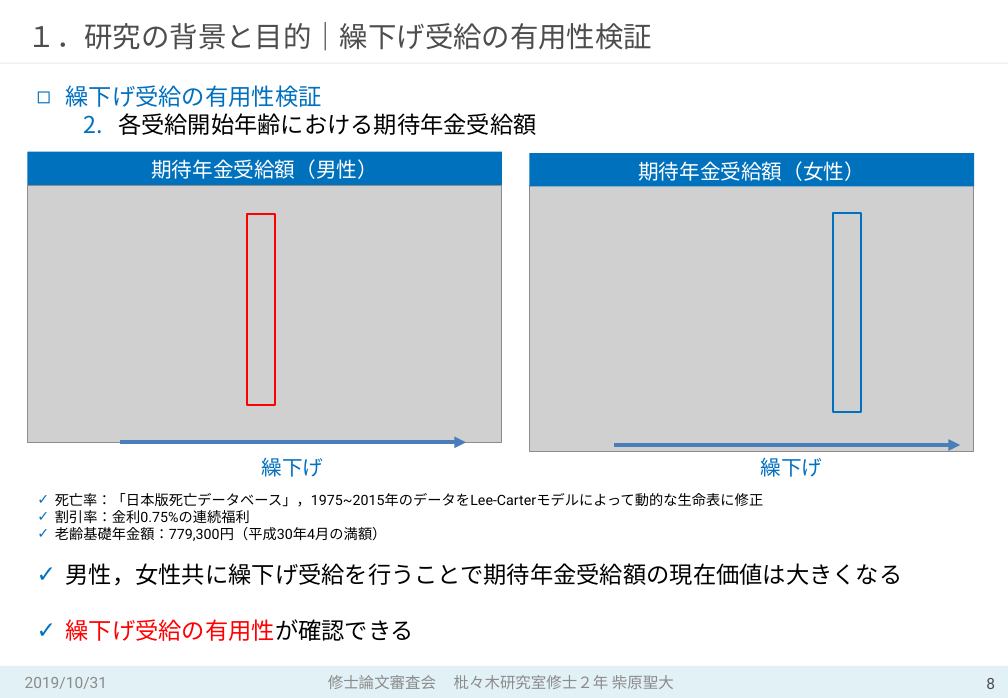
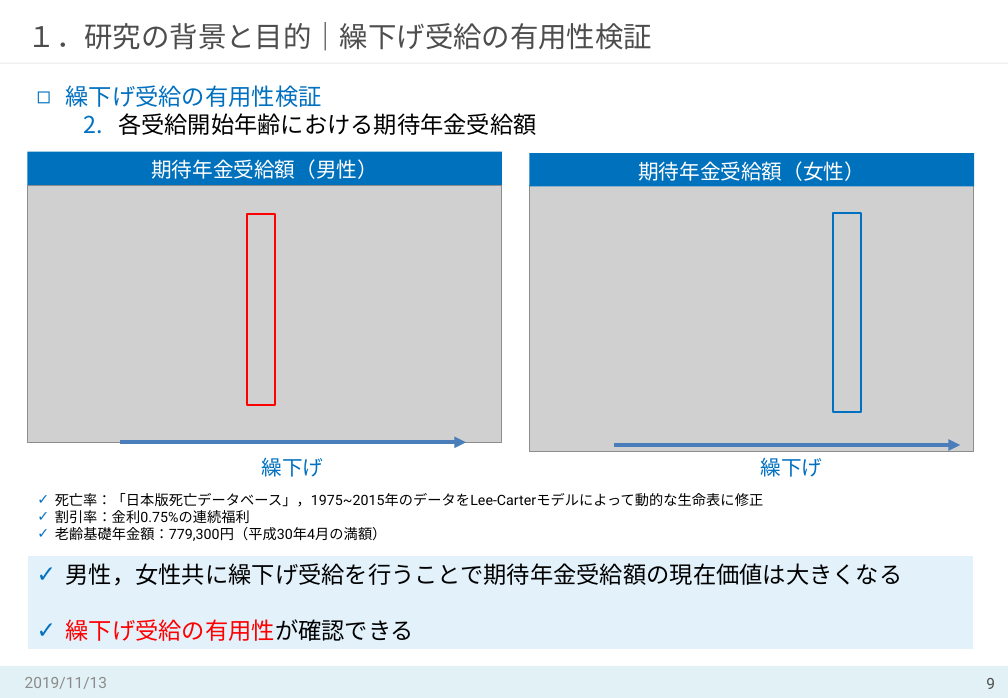
Before and after one commit to MasahiroShibahara/Open, a slide deck: slide 9 of Masahiro_Shibahara①.pptx (slide 8 before the commit). Drawn at 1008x698 pixels with LibreOffice and Linux fonts; fonts in the diff are those of the drawing; grey boxes stand for pictures. Boxes give left, top, right and bottom in pixels: in the first picture for what was removed or moved away, otherwise in the second. Text is boxed around its words. In the diff, an @@ line names an element or a change of style, - is before the commit and + after.

```diff
--- a/Masahiro_Shibahara①.pptx
+++ b/Masahiro_Shibahara①.pptx
@@ rectangle "男性，女性共に繰下げ受給を行うことで期待年金受給額の現在価値は大きくなる" at bbox=[28, 556, 974, 650]: fill #FFFFFF to #E2F1FA @@
@@ text at bbox=[25, 677, 107, 689]: text changed @@
-2019/10/31
+2019/11/13
@@ text removed at bbox=[328, 675, 674, 689] @@
-修士論文審査会 枇々木研究室修士２年 柴原聖大
```
Also in this commit, not shown: 40 other slides changed, 6 slides added.
